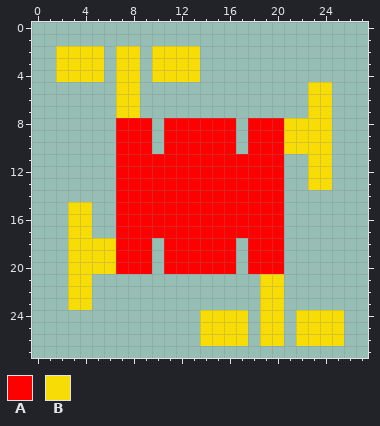
One commit to this pixel-art sprite: images/enemy/red_0.png. The picture above was drawn from the file before the commit.
The file is 28x28 pixels.
Palette (. is transparent): A #fe0000  B #f7dd05
Pixels before, first column x 2:
 2 BBBB.BB.BBBB............
 3 BBBB.BB.BBBB............
 4 BBBB.BB.BBBB............
 5 .....BB..............BB.
 6 .....BB..............BB.
 7 .....BB..............BB.
 8 .....AAA.AAAAAA.AAABBBB.
 9 .....AAA.AAAAAA.AAABBBB.
10 .....AAA.AAAAAA.AAABBBB.
11 .....AAAAAAAAAAAAAA..BB.
12 .....AAAAAAAAAAAAAA..BB.
13 .....AAAAAAAAAAAAAA..BB.
14 .....AAAAAAAAAAAAAA.....
15 .BB..AAAAAAAAAAAAAA.....
16 .BB..AAAAAAAAAAAAAA.....
17 .BB..AAAAAAAAAAAAAA.....
18 .BBBBAAA.AAAAAA.AAA.....
19 .BBBBAAA.AAAAAA.AAA.....
20 .BBBBAAA.AAAAAA.AAA.....
21 .BB..............BB.....
22 .BB..............BB.....
23 .BB..............BB.....
24 ............BBBB.BB.BBBB
25 ............BBBB.BB.BBBB
26 ............BBBB.BB.BBBB
After the commit:
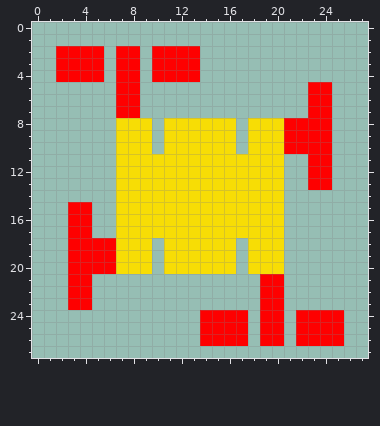
What changed:
colour A: #fe0000 -> #f7dd05
colour B: #f7dd05 -> #fe0000
